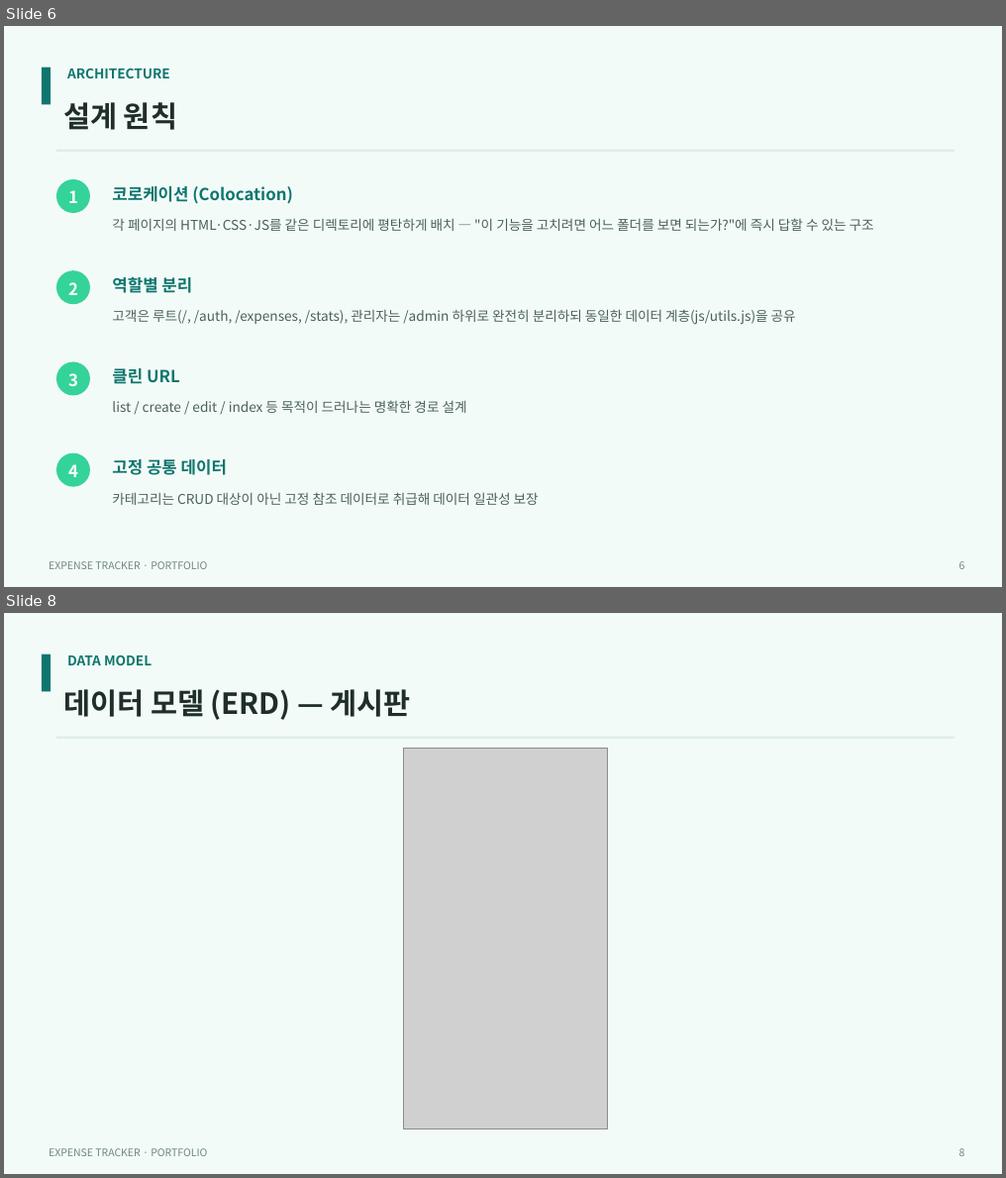
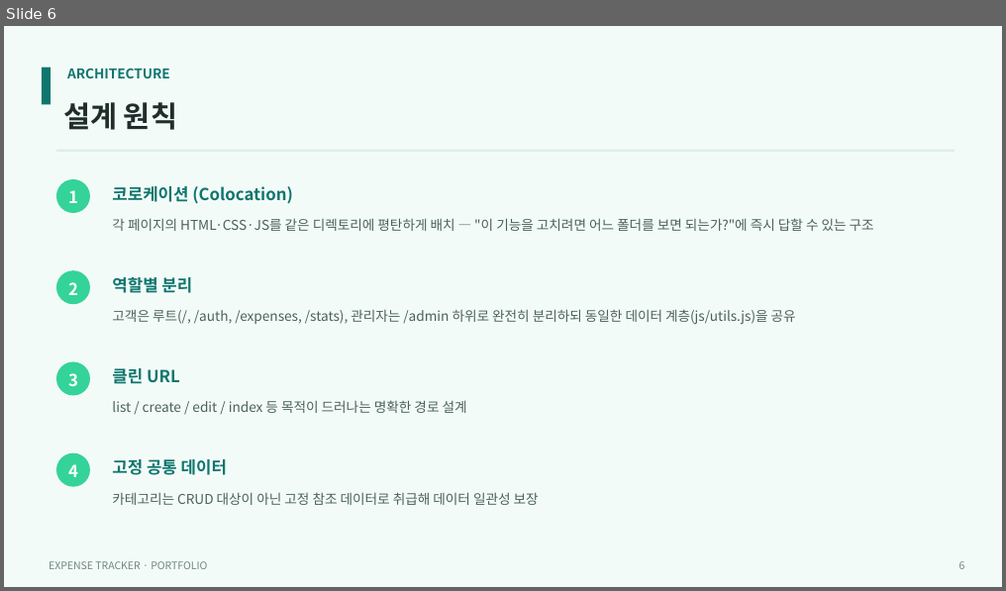
Before and after one commit to DavidLee534/expense-tracker, a slide deck: portfolio/expense-tracker-portfolio.pptx. Shown one above the other, each under a label of ours: slides 6 and 8 before the commit, slide 6 after it; the slides between them are not shown. The pictures are 1006x1178 and 1006x591 pixels, drawn with LibreOffice and Linux fonts; fonts in the diff are those of the drawing; grey boxes stand for pictures. Boxes give left, top, right and bottom in pixels: in the first picture for what was removed or moved away, otherwise in the second. Text is boxed around its words. In the diff, an @@ line names an element or a change of style, - is before the commit and + after.

```diff
--- a/portfolio/expense-tracker-portfolio.pptx
+++ b/portfolio/expense-tracker-portfolio.pptx
@@ slide 8 removed at box(4, 613, 1002, 1174), background #F3FBF8 @@
@@ rectangle removed at box(42, 655, 51, 691) @@
@@ text removed at box(67, 655, 152, 665) @@
-DATA MODEL
@@ text removed at box(63, 689, 411, 720) @@
-데이터 모델 (ERD) — 게시판
@@ rectangle removed at box(56, 737, 954, 739) @@
@@ picture removed at box(403, 748, 607, 1130) @@
@@ text removed at box(49, 1149, 207, 1157) @@
-EXPENSE TRACKER · PORTFOLIO
@@ text removed at box(959, 1149, 965, 1157) @@
-8
```
Also in this commit, not shown: 5 slides changed, 3 other files.
